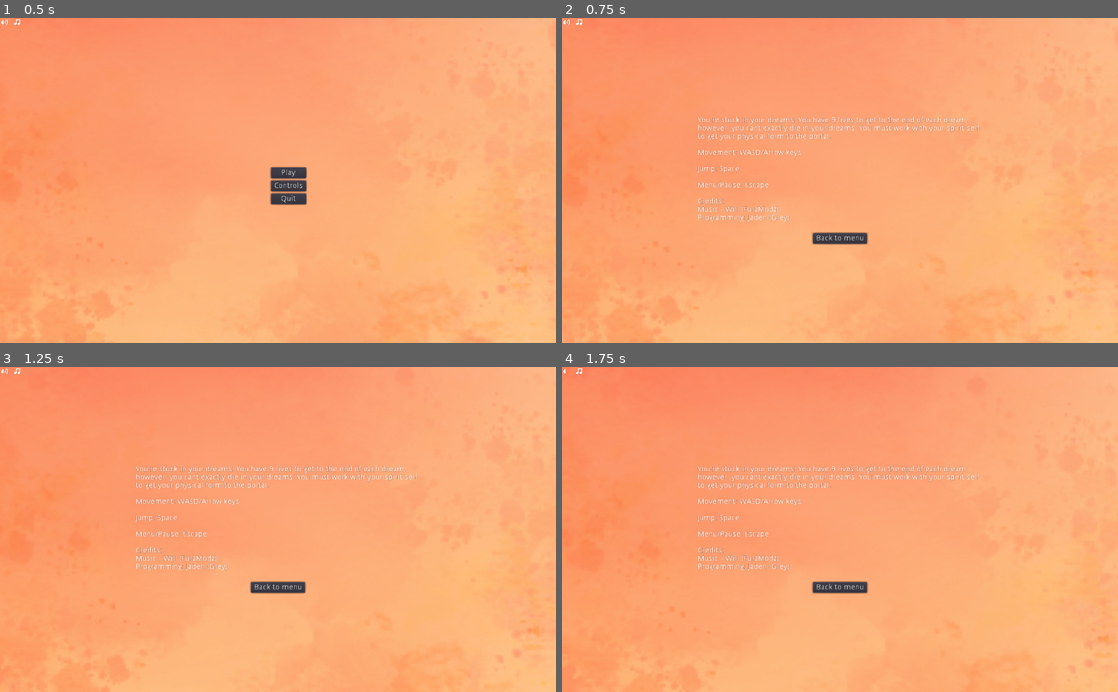
Above: before the commit, frames 1-4 (two rows, left to right).
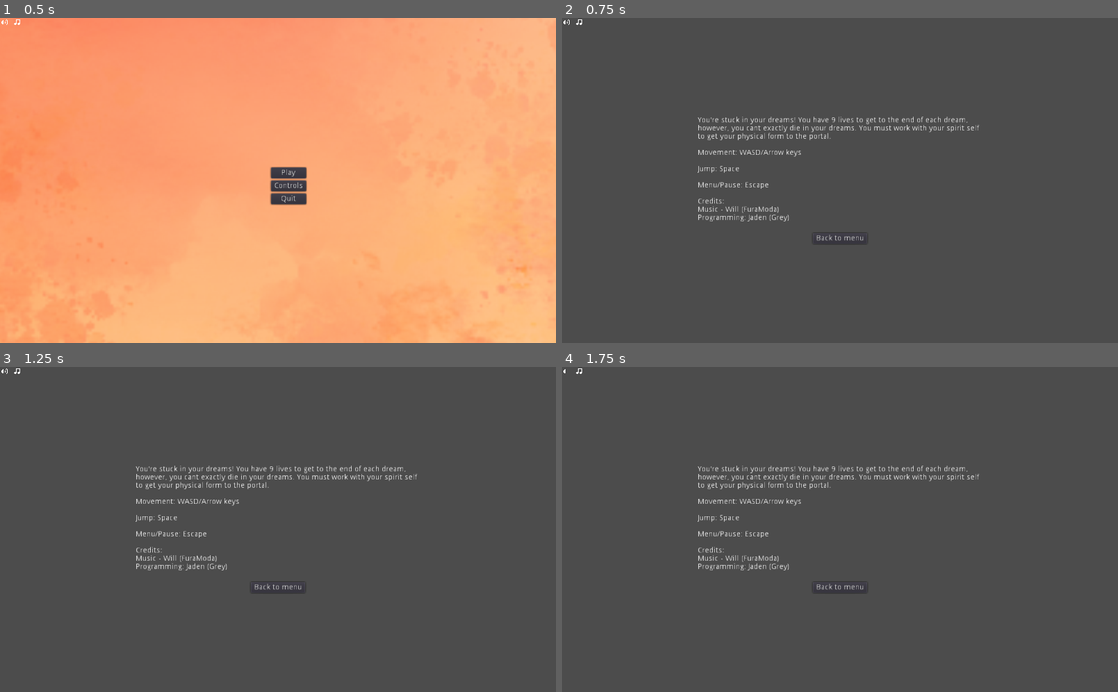
Above: after the commit, the same moments.

Repository: Jaden-Giordano/ikigai-gdn2021
Game: Godot game, scene res://Main.tscn
Two runs of this game, one before a commit and one after it. Both use one fixed random seed, a clock stepped at 60 frames per second and the inputs below.
Inputs (mouse positions are in pixels of both pictures, inside the frame that each line leads up to):
- Up to frame 1 (0.5 s): no input
- Up to frame 2 (0.75 s): click "Controls" at 0.5 s
- Up to frame 3 (1.25 s): no input
- Up to frame 4 (1.75 s): click (567, 370) at 1.25 s

Frame 1 is identical in both runs. In frame 2, 100% of the frame differs, in the area x 0-100%, y 0-100%; in frame 3, 100%; in frame 4, 100%.

Commit message:
victory and return to menu

Diff:
--- a/Levels.gd
+++ b/Levels.gd
@@ -2,6 +2,7 @@
 
 signal lives_update
 signal level_complete
+signal victory
 
 export(Array, PackedScene) var scenes
 
@@ -14,11 +15,14 @@
 func restart():
   start_scene(current_scene_index)
 
+func clear():
+  if current_scene:
+    current_scene.queue_free()
+    current_scene_index = 0
+
 func next_level():
   if current_scene_index + 1 < scenes.size():
     start_scene(current_scene_index + 1)
-  else:
-    print("FINSIHED")
 
 func start_scene(index: int):
   if current_scene:
@@ -33,7 +37,10 @@
   current_scene_index = index
 
 func _on_level_complete():
-  emit_signal("level_complete")
+  if current_scene_index + 1 >= scenes.size():
+    emit_signal("victory")
+  else:
+    emit_signal("level_complete")
 
 func _on_death(lives):
   emit_signal("lives_update", lives)
--- a/Main.gd
+++ b/Main.gd
@@ -7,6 +7,7 @@
 const LivesCounter = preload("res://menus/LivesCounter.tscn")
 const GameOver = preload("res://menus/GameOver.tscn")
 const LevelComplete = preload("res://menus/LevelComplete.tscn")
+const Victory = preload("res://menus/Victory.tscn")
 
 onready var levels = get_node("Levels");
 onready var ui = get_node("UI")
@@ -19,11 +20,10 @@
 var lives_counter = null
 var game_over = null
 var level_complete = null
+var victory = null
 
 func _ready():
   spawn_main_menu()
-  menu_bg = MenuBG.instance()
-  ui.add_child(menu_bg)
   Audio.play_bgm("MenuMusic")
 
 func _process(delta):
@@ -31,6 +31,8 @@
     spawn_menu()
 
 func spawn_main_menu():
+  menu_bg = MenuBG.instance()
+  ui.add_child(menu_bg)
   main_menu = MainMenu.instance()
   main_menu.connect("play_clicked", self, "_on_play")
   main_menu.connect("controls_clicked", self, "_on_controls")
@@ -38,6 +40,9 @@
   ui.add_child(main_menu)
 
 func destroy_main_menu():
+  if menu_bg:
+    menu_bg.queue_free()
+    menu_bg = null
   if main_menu:
     main_menu.queue_free()
     main_menu = null
@@ -47,6 +52,7 @@
   ingame_menu = GameMenu.instance()
   ingame_menu.connect("resume_clicked", self, "_on_resume")
   ingame_menu.connect("restart_clicked", self, "_on_restart")
+  ingame_menu.connect("return_clicked", self, "_on_return_to_main")
   ingame_menu.connect("quit_clicked", self, "_on_quit")
   ui.add_child(ingame_menu)
   get_tree().paused = true;
@@ -55,6 +61,21 @@
   if ingame_menu:
     ingame_menu.queue_free()
     ingame_menu = null
+
+func destroy_game_over():
+  if game_over:
+    game_over.queue_free()
+    game_over = null
+
+func destroy_lives_counter():
+  if lives_counter:
+    lives_counter.queue_free()
+    lives_counter = null
+
+func destroy_victory():
+  if victory:
+    victory.queue_free()
+    victory = null
 
 func _on_resume():
   if ingame_menu:
@@ -67,12 +88,10 @@
   Audio.play("MenuSelect")
   Audio.fade_in("BackgroundMusic")
   destroy_main_menu()
-  menu_bg.queue_free()
-  menu_bg = null
   lives_counter = LivesCounter.instance()
   ui.add_child(lives_counter)
   levels.start()
-  playing = true
+  unpause()
 
 func _on_controls():
   Audio.play("MenuSelect")
@@ -88,35 +107,31 @@
   spawn_main_menu()
 
 func _on_restart():
-  if game_over:
-    game_over.queue_free()
-    game_over = null
+  destroy_game_over()
   destroy_ingame_menu()
   levels.restart()
-  playing = true
-  get_tree().paused = false
+  unpause()
 
 func _on_quit():
-  print("AAAA")
   Audio.play("MenuSelect")
   get_tree().quit()
 
 func _on_lives_update(new_lives):
   if new_lives <= 0:
-    playing = false
-    get_tree().paused = true
+    pause()
     game_over = GameOver.instance()
     game_over.connect("restart_clicked", self, "_on_restart")
+    game_over.connect("return_clicked", self, "_on_return_to_main")
     game_over.connect("quit_clicked", self, "_on_quit")
     ui.add_child(game_over)
   else:
     lives_counter.set_lives(new_lives)
 
 func _on_level_complete():
-  playing = false
-  get_tree().paused = true
+  pause()
   level_complete = LevelComplete.instance()
   level_complete.connect("continue_clicked", self, "_on_continue")
+  level_complete.connect("return_clicked", self, "_on_return_to_main")
   level_complete.connect("quit_clicked", self, "_on_quit")
   ui.add_child(level_complete)
 
@@ -125,5 +140,29 @@
   levels.next_level()
   level_complete.queue_free()
   level_complete = null
+  pause()
+
+func _on_return_to_main():
+  Audio.play("MenuSelect")
+  Audio.fade_in("MenuMusic")
+  levels.clear()
+  destroy_victory()
+  destroy_lives_counter()
+  destroy_game_over()
+  destroy_ingame_menu()
+  spawn_main_menu()
+
+func _on_victory():
+  victory = Victory.instance()
+  victory.connect("quit_clicked", self, "_on_quit")
+  victory.connect("return_clicked", self, "_on_return_to_main")
+  ui.add_child(victory)
+  pause()
+
+func pause():
+  playing = false
+  get_tree().paused = true
+
+func unpause():
   playing = true
   get_tree().paused = false
--- a/Main.tscn
+++ b/Main.tscn
@@ -40,3 +40,4 @@
 bus = "BGM"
 [connection signal="level_complete" from="Levels" to="." method="_on_level_complete"]
 [connection signal="lives_update" from="Levels" to="." method="_on_lives_update"]
+[connection signal="victory" from="Levels" to="." method="_on_victory"]
--- a/levels/LevelThree.tscn
+++ b/levels/LevelThree.tscn
@@ -8,6 +8,7 @@
 [ext_resource path="res://SpiritWall.tscn" type="PackedScene" id=6]
 [ext_resource path="res://SpiritButton.tscn" type="PackedScene" id=7]
 [ext_resource path="res://SpiritTrap.tscn" type="PackedScene" id=8]
+[ext_resource path="res://Rift.tscn" type="PackedScene" id=9]
 
 [node name="LevelThree" instance=ExtResource( 1 )]
 
@@ -115,6 +116,9 @@
 [node name="Floor7" parent="." index="30" instance=ExtResource( 2 )]
 position = Vector2( -258.568, 142.236 )
 scale = Vector2( 1, 16.6 )
+
+[node name="Rift" parent="." index="31" instance=ExtResource( 9 )]
+position = Vector2( -293.619, -7.79427 )
 [connection signal="playable_touched" from="Trap" to="Player" method="kill"]
 [connection signal="playable_touched" from="Trap4" to="Player" method="kill"]
 [connection signal="playable_touched" from="Trap5" to="Player" method="kill"]
@@ -129,3 +133,4 @@
 [connection signal="playable_touched" from="SpiritTrap2" to="Player" method="kill"]
 [connection signal="playable_touched" from="SpiritTrap3" to="Player" method="kill"]
 [connection signal="playable_touched" from="SpiritTrap4" to="Player" method="kill"]
+[connection signal="entered" from="Rift" to="Player" method="toggle"]
--- a/menus/GameMenu.gd
+++ b/menus/GameMenu.gd
@@ -1,6 +1,7 @@
 extends CenterContainer
 
 signal resume_clicked
+signal return_clicked
 signal restart_clicked
 signal quit_clicked
 
@@ -11,6 +12,9 @@
 func _on_resume():
   emit_signal("resume_clicked")
 
+func _on_return():
+  emit_signal("return_clicked")
+
 func _on_restart():
   emit_signal("restart_clicked")
 
--- a/menus/GameMenu.tscn
+++ b/menus/GameMenu.tscn
@@ -11,28 +11,35 @@
 }
 
 [node name="VBoxContainer" type="VBoxContainer" parent="."]
-margin_left = 480.0
-margin_top = 262.0
-margin_right = 544.0
-margin_bottom = 338.0
+margin_left = 456.0
+margin_top = 248.0
+margin_right = 568.0
+margin_bottom = 352.0
 custom_constants/separation = 8
 
 [node name="Resume" type="Button" parent="VBoxContainer"]
-margin_right = 64.0
+margin_right = 112.0
 margin_bottom = 20.0
 text = "Resume"
 
 [node name="Restart" type="Button" parent="VBoxContainer"]
 margin_top = 28.0
-margin_right = 64.0
+margin_right = 112.0
 margin_bottom = 48.0
 text = "Restart"
 
+[node name="Return" type="Button" parent="VBoxContainer"]
+margin_top = 56.0
+margin_right = 112.0
+margin_bottom = 76.0
+text = "Return to menu"
+
 [node name="Quit" type="Button" parent="VBoxContainer"]
-margin_top = 56.0
-margin_right = 64.0
-margin_bottom = 76.0
+margin_top = 84.0
+margin_right = 112.0
+margin_bottom = 104.0
 text = "Quit"
 [connection signal="pressed" from="VBoxContainer/Resume" to="." method="_on_resume"]
 [connection signal="pressed" from="VBoxContainer/Restart" to="." method="_on_restart"]
+[connection signal="pressed" from="VBoxContainer/Return" to="." method="_on_return"]
 [connection signal="pressed" from="VBoxContainer/Quit" to="." method="_on_quit"]
--- a/menus/GameOver.gd
+++ b/menus/GameOver.gd
@@ -1,10 +1,14 @@
 extends HBoxContainer
 
 signal restart_clicked
+signal return_clicked
 signal quit_clicked
 
 func _on_restart():
   emit_signal("restart_clicked")
 
+func _on_return():
+  emit_signal("return_clicked")
+
 func _on_quit():
   emit_signal("quit_clicked")
--- a/menus/GameOver.tscn
+++ b/menus/GameOver.tscn
@@ -13,27 +13,34 @@
 }
 
 [node name="VBoxContainer" type="VBoxContainer" parent="."]
-margin_left = 464.0
-margin_right = 559.0
-margin_bottom = 74.0
+margin_left = 456.0
+margin_right = 568.0
+margin_bottom = 104.0
 custom_constants/separation = 10
 
 [node name="Label" type="Label" parent="VBoxContainer"]
-margin_right = 95.0
+margin_right = 112.0
 margin_bottom = 14.0
 text = "Game Over"
 align = 1
 
 [node name="Restart" type="Button" parent="VBoxContainer"]
 margin_top = 24.0
-margin_right = 95.0
+margin_right = 112.0
 margin_bottom = 44.0
 text = "Restart Level"
 
+[node name="Return" type="Button" parent="VBoxContainer"]
+margin_top = 54.0
+margin_right = 112.0
+margin_bottom = 74.0
+text = "Return to menu"
+
 [node name="Quit" type="Button" parent="VBoxContainer"]
-margin_top = 54.0
-margin_right = 95.0
-margin_bottom = 74.0
+margin_top = 84.0
+margin_right = 112.0
+margin_bottom = 104.0
 text = "Quit"
 [connection signal="pressed" from="VBoxContainer/Restart" to="." method="_on_restart"]
+[connection signal="pressed" from="VBoxContainer/Return" to="." method="_on_return"]
 [connection signal="pressed" from="VBoxContainer/Quit" to="." method="_on_quit"]
--- a/menus/LevelComplete.gd
+++ b/menus/LevelComplete.gd
@@ -1,11 +1,14 @@
 extends HBoxContainer
 
 signal continue_clicked
+signal return_clicked
 signal quit_clicked
 
 var quit_confirm = false
+var return_confirm = false
 
 onready var quit = get_node("VBoxContainer/Quit")
+onready var return_button = get_node("VBoxContainer/Return")
 
 func _on_quit():
   if quit_confirm:
@@ -14,5 +17,12 @@
     quit_confirm = true
     quit.text = "Are you sure?"
 
+func _on_return():
+  if return_confirm:
+    emit_signal("return_clicked")
+  else:
+    return_confirm = true
+    return_button.text = "Are you sure?"
+
 func _on_continue():
   emit_signal("continue_clicked")
--- a/menus/LevelComplete.tscn
+++ b/menus/LevelComplete.tscn
@@ -13,27 +13,33 @@
 }
 
 [node name="VBoxContainer" type="VBoxContainer" parent="."]
-margin_left = 460.0
-margin_right = 564.0
-margin_bottom = 74.0
+margin_left = 456.0
+margin_right = 568.0
+margin_bottom = 104.0
 custom_constants/separation = 10
 
 [node name="Label" type="Label" parent="VBoxContainer"]
-margin_right = 104.0
+margin_right = 112.0
 margin_bottom = 14.0
 text = "Level Complete!"
 
 [node name="Continue" type="Button" parent="VBoxContainer"]
 margin_top = 24.0
-margin_right = 104.0
+margin_right = 112.0
 margin_bottom = 44.0
 text = "Continue"
 
+[node name="Return" type="Button" parent="VBoxContainer"]
+margin_top = 54.0
+margin_right = 112.0
+margin_bottom = 74.0
+text = "Return to menu"
+
 [node name="Quit" type="Button" parent="VBoxContainer"]
-margin_top = 54.0
-margin_right = 104.0
-margin_bottom = 74.0
+margin_top = 84.0
+margin_right = 112.0
+margin_bottom = 104.0
 text = "Quit"
-
 [connection signal="pressed" from="VBoxContainer/Continue" to="." method="_on_continue"]
+[connection signal="pressed" from="VBoxContainer/Return" to="." method="_on_return"]
 [connection signal="pressed" from="VBoxContainer/Quit" to="." method="_on_quit"]
--- /dev/null
+++ b/menus/Victory.gd
@@ -0,0 +1,10 @@
+extends HBoxContainer
+
+signal quit_clicked
+signal return_clicked
+
+func _on_quit():
+  emit_signal("quit_clicked")
+
+func _on_return():
+  emit_signal("return_clicked")
--- /dev/null
+++ b/menus/Victory.tscn
@@ -0,0 +1,52 @@
+[gd_scene load_steps=2 format=2]
+
+[ext_resource path="res://menus/Victory.gd" type="Script" id=1]
+
+[node name="Victory" type="HBoxContainer"]
+anchor_top = 0.5
+anchor_right = 1.0
+anchor_bottom = 0.5
+alignment = 1
+script = ExtResource( 1 )
+__meta__ = {
+"_edit_use_anchors_": false
+}
+
+[node name="VBoxContainer" type="VBoxContainer" parent="."]
+margin_left = 419.0
+margin_right = 605.0
+margin_bottom = 70.0
+custom_constants/separation = 8
+
+[node name="Label" type="Label" parent="VBoxContainer"]
+margin_right = 186.0
+margin_bottom = 14.0
+text = "You did it! Thanks for playing!"
+
+[node name="HBoxContainer" type="HBoxContainer" parent="VBoxContainer"]
+margin_top = 22.0
+margin_right = 186.0
+margin_bottom = 42.0
+alignment = 1
+
+[node name="Return" type="Button" parent="VBoxContainer/HBoxContainer"]
+margin_left = 37.0
+margin_right = 149.0
+margin_bottom = 20.0
+size_flags_horizontal = 0
+text = "Return to menu"
+
+[node name="HBoxContainer2" type="HBoxContainer" parent="VBoxContainer"]
+margin_top = 50.0
+margin_right = 186.0
+margin_bottom = 70.0
+alignment = 1
+
+[node name="Quit" type="Button" parent="VBoxContainer/HBoxContainer2"]
+margin_left = 73.0
+margin_right = 113.0
+margin_bottom = 20.0
+size_flags_horizontal = 0
+text = "Quit"
+[connection signal="pressed" from="VBoxContainer/HBoxContainer/Return" to="." method="_on_return"]
+[connection signal="pressed" from="VBoxContainer/HBoxContainer2/Quit" to="." method="_on_quit"]
Not shown: 1 places in levels/LevelThree.tscn that only renumber resources
